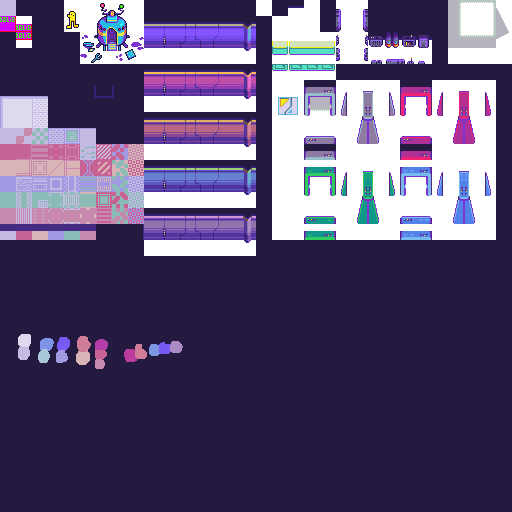
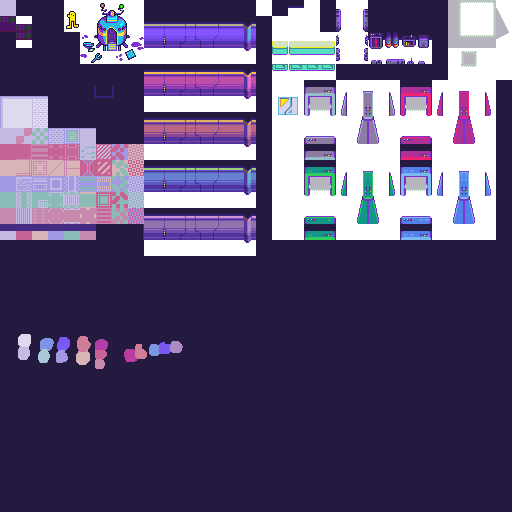
Two versions of the same layered image (512 x 512). Layer-by-layer changes:
removed layer "Layer 4" from group "BG" over [0, 16, 509, 231]
added layer "Layer 5 copy" in group "BG" over [0, 16, 509, 231]
painted on "Layer 0" over [448, 64, 512, 80]
